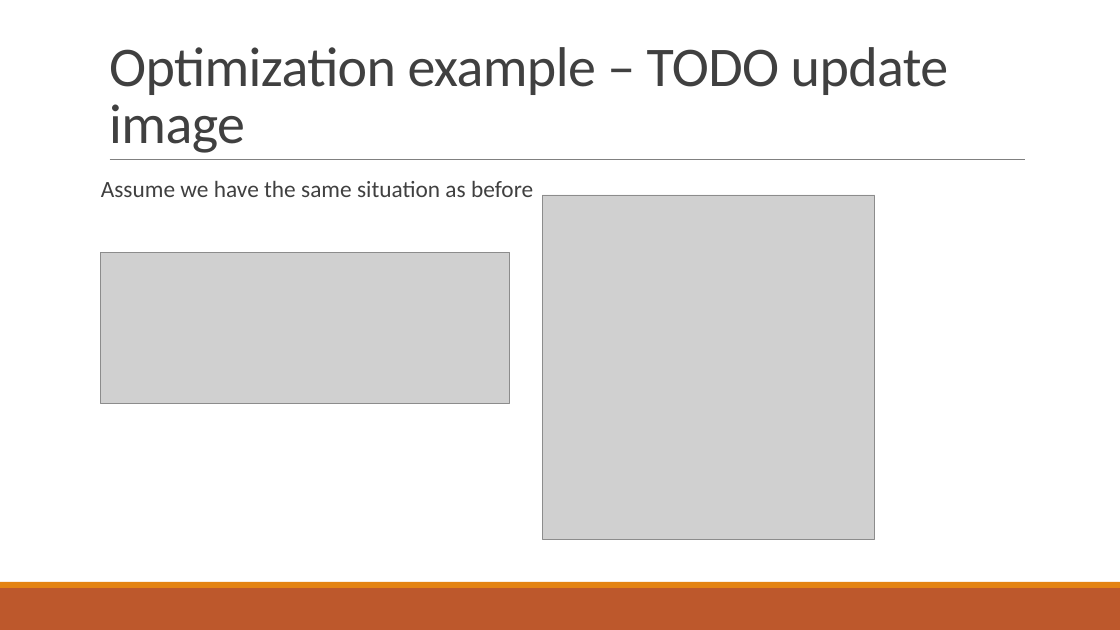
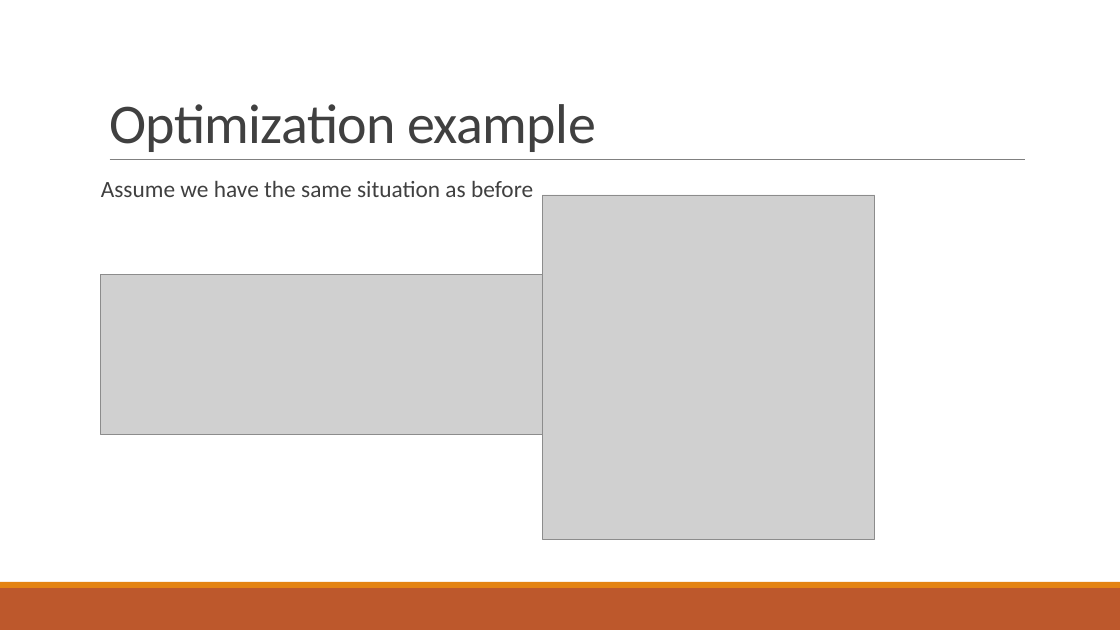
Before and after one commit to PStahl/master_thesis, a slide deck: slide 23 of presentation/presentation2.pptx. Drawn at 1120x630 pixels with LibreOffice and Linux fonts; fonts in the diff are those of the drawing; grey boxes stand for pictures. Boxes give left, top, right and bottom in pixels: in the first picture for what was removed or moved away, otherwise in the second. Text is boxed around its words. In the diff, an @@ line names an element or a change of style, - is before the commit and + after.

```diff
--- a/presentation/presentation2.pptx
+++ b/presentation/presentation2.pptx
@@ title at <box>109,104,596,152</box>: text changed @@
-Optimization example – TODO update image
+Optimization example
@@ picture: place and size @@
-picture at <box>101,252,510,403</box>
+picture at <box>101,274,543,434</box>
```
Also in this commit, not shown: 6 other slides changed.
